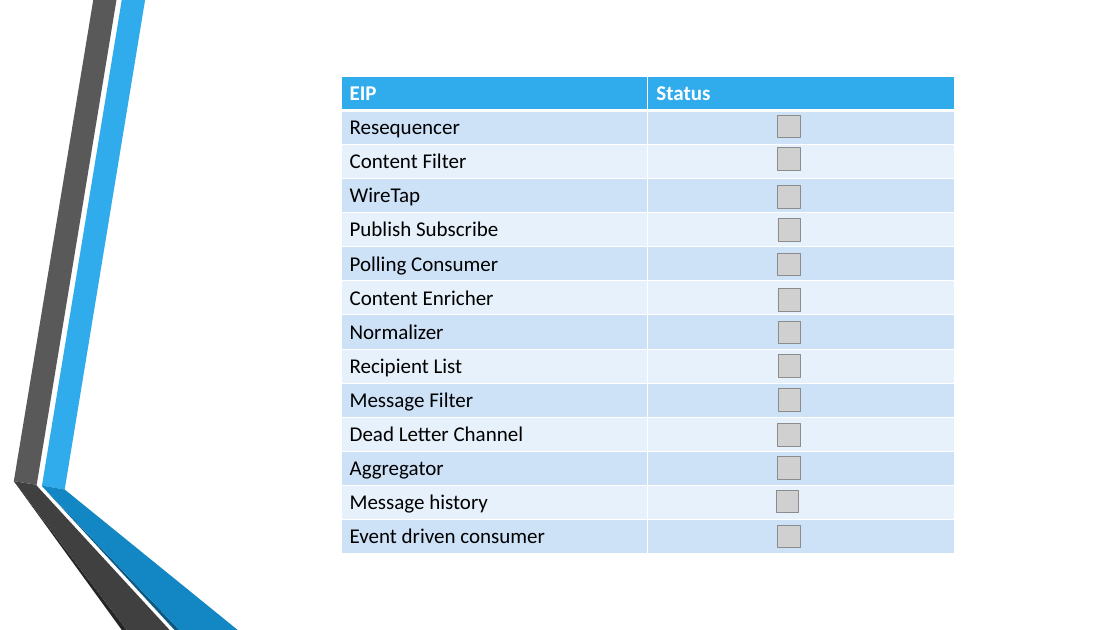
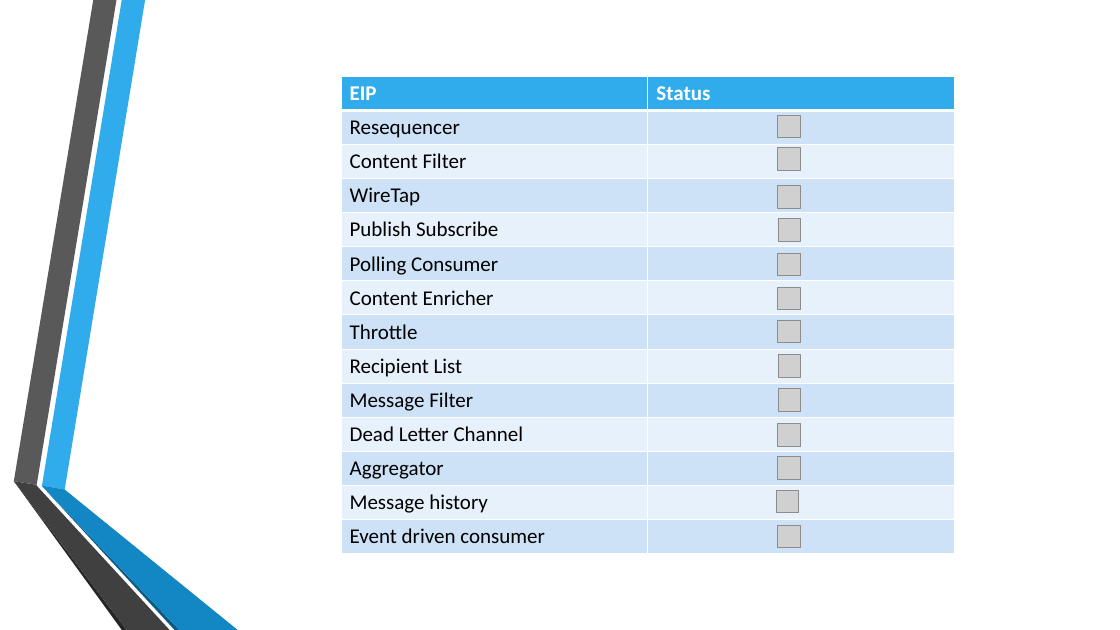
Before and after one commit to pgrutsch/tuwien_ss14_workflow_10, a slide deck: slide 4 of docs/MR2.pptx. Drawn at 1120x630 pixels with LibreOffice and Linux fonts; fonts in the diff are those of the drawing; grey boxes stand for pictures; background and template pictures are left out. Boxes give left, top, right and bottom in pixels: in the first picture for what was removed or moved away, otherwise in the second. Text is boxed around its words. In the diff, an @@ line names an element or a change of style, - is before the commit and + after.

Commit message:
Finished presentation

```diff
--- a/docs/MR2.pptx
+++ b/docs/MR2.pptx
@@ table at (341,76,954,554) @@
-row 8, column 1: Normalizer
+row 8, column 1: Throttle
```
Also in this commit, not shown: 1 other slide changed, 1 slide added, 1 slide removed.
